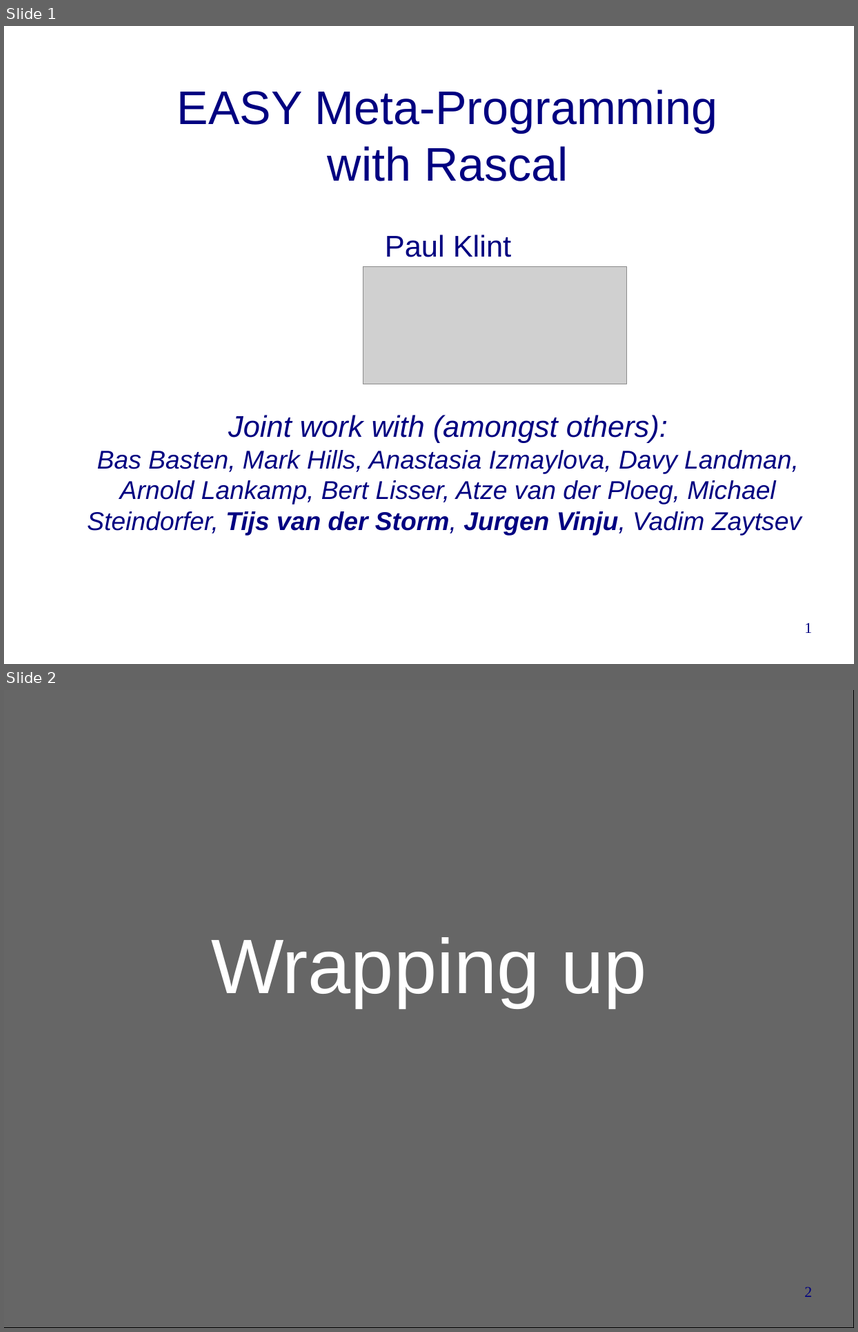
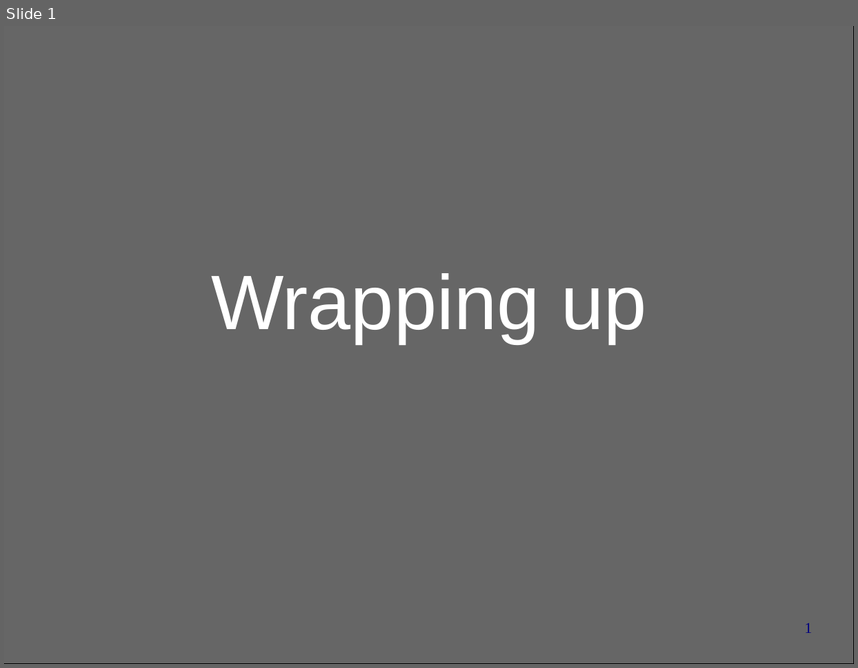
Before and after one commit to cwi-swat/rascal-course-pldi-2015, a slide deck: presentations/summary.odp. Shown one above the other, each under a label of ours: slides 1 and 2 before the commit, slide 1 after it. The pictures are 858x1332 and 858x668 pixels, drawn with LibreOffice and Linux fonts; fonts in the diff are those of the drawing; grey boxes stand for pictures; background and template pictures are left out. Boxes give left, top, right and bottom in pixels: in the first picture for what was removed or moved away, otherwise in the second. Text is boxed around its words. In the diff, an @@ line names an element or a change of style, - is before the commit and + after.

```diff
--- a/presentations/summary.odp
+++ b/presentations/summary.odp
@@ slide 1 removed at [4,26,854,664], background #FFFFFF @@
@@ title removed at [87,89,802,535] @@
-EASY Meta-Programming
-with Rascal
-Paul Klint
-Joint work with (amongst others):
-Bas Basten, Mark Hills, Anastasia Izmaylova, Davy Landman, Arnold Lankamp, Bert Lisser, Atze van der Ploeg, Michael Steindorfer, Tijs van der Storm, Jurgen Vinju, Vadim Zaytsev
@@ picture removed at [363,267,627,385] @@
@@ page number removed at [804,622,812,633] @@
-1
@@ what was slide 2 is now slide 1 @@
@@ page number at [804,623,812,633]: text changed @@
-2
+1
```
Also in this commit, not shown: 1 slide added, 2 other files.
